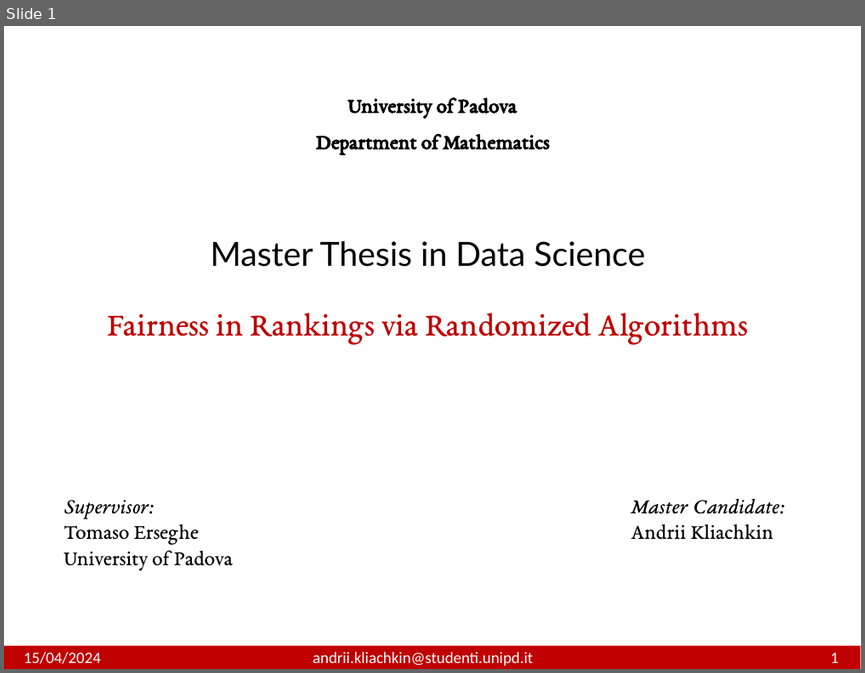
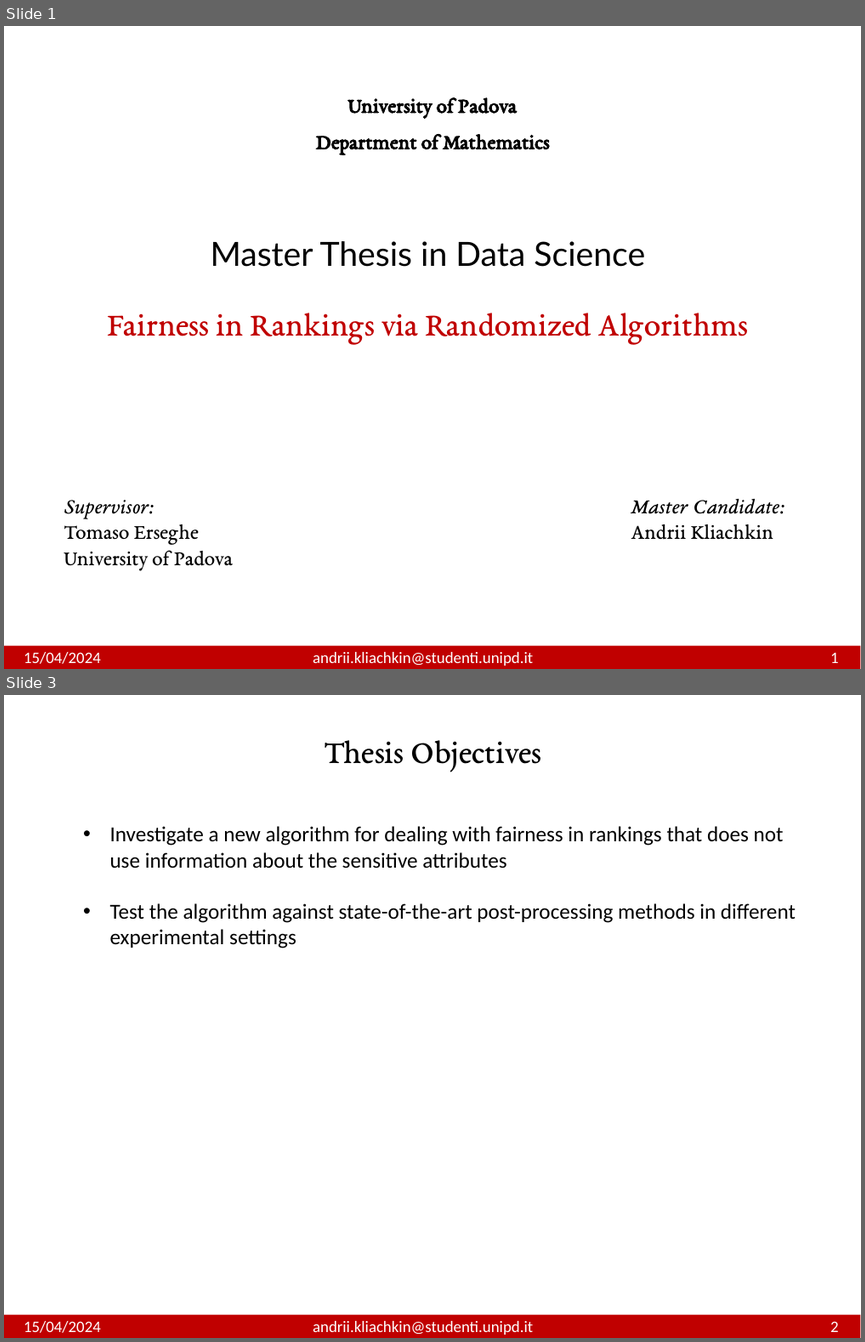
Before and after one commit to andrewklayk/unipd_thesis, a slide deck: AndriiKliachkin.pptx. Shown one above the other, each under a label of ours: slide 1 before the commit, slides 1 and 3 after it; the slides between them are not shown. The pictures are 865x673 and 865x1342 pixels, drawn with LibreOffice and Linux fonts; fonts in the diff are those of the drawing. Boxes give left, top, right and bottom in pixels: in the first picture for what was removed or moved away, otherwise in the second. Text is boxed around its words. In the diff, an @@ line names an element or a change of style, - is before the commit and + after.

```diff
--- a/AndriiKliachkin.pptx
+++ b/AndriiKliachkin.pptx
@@ slide 3 added at box(4, 695, 861, 1338), background #FFFFFF @@
@@ text added at box(324, 740, 542, 771), 28 pt, text #000000 @@
+Thesis Objectives
@@ text added at box(110, 826, 795, 948), 18 pt, text #000000 @@
+• Investigate a new algorithm for dealing with fairness in rankings that does not use information about the sensitive attributes
+• Test the algorithm against state-of-the-art post-processing methods in different experimental settings
@@ rectangle added at box(4, 1315, 861, 1338), fill #C00000 @@
@@ text added at box(24, 1321, 839, 1334), 13.5 pt, text #FFFFFF @@
+15/04/2024 andrii.kliachkin@studenti.unipd.it 2
```
Also in this commit, not shown: 2 slides changed, 28 other slides added, 24 other files.
